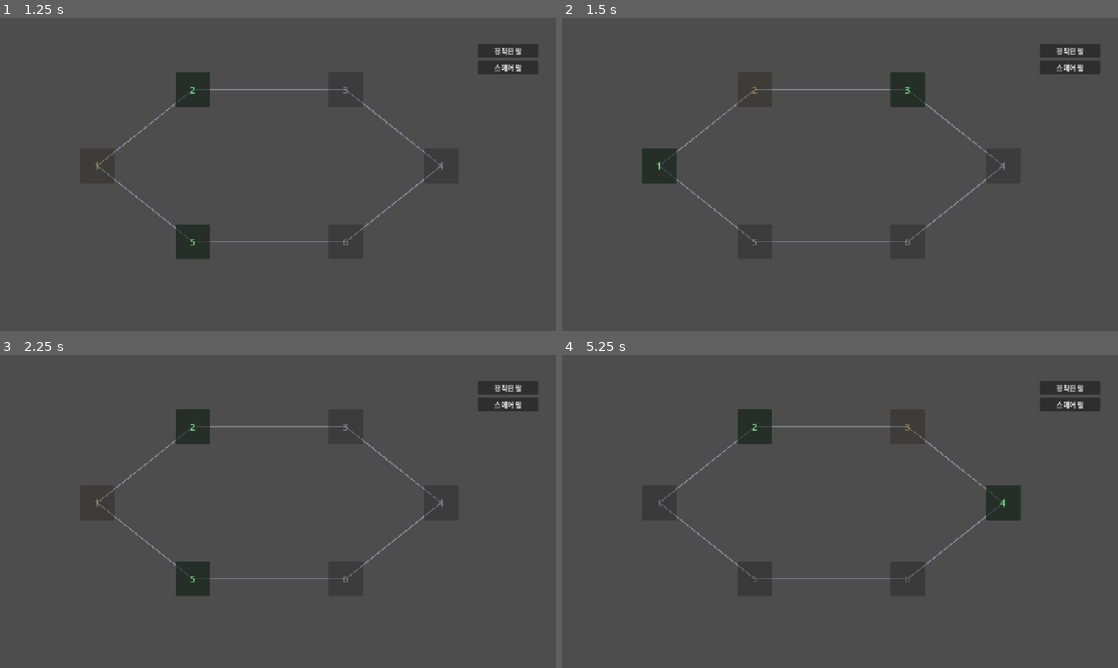
Above: before the commit, frames 1-4 (two rows, left to right).
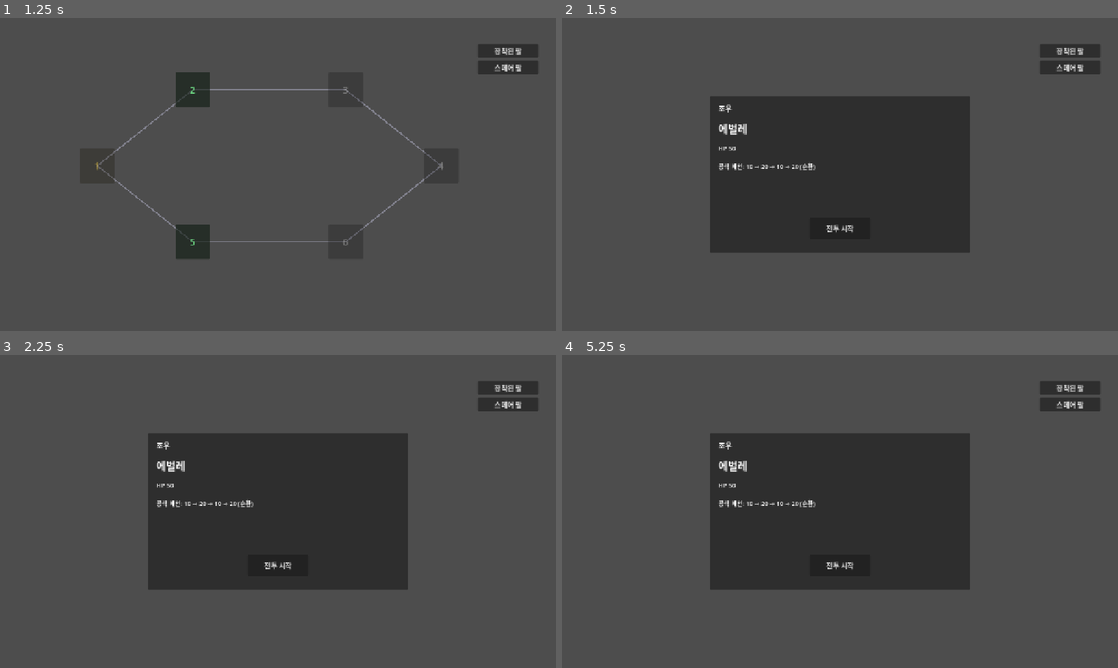
Above: after the commit, the same moments.

Repository: solitaryflyingbird/game_2026_02
Game: Godot game, scene res://main.tscn
Two runs of this game, one before a commit and one after it. Both use one fixed random seed, a clock stepped at 60 frames per second and the inputs below. The project has no main scene, so this scene is started directly.
Inputs (mouse positions are in pixels of both pictures, inside the frame that each line leads up to):
- Up to frame 1 (1.25 s): click "시작" at 0.5 s
- Up to frame 2 (1.5 s): click "2" at 1.25 s
- Up to frame 3 (2.25 s): click (100, 502) at 2 s, where only the run before the commit has a clickable "1"
- Up to frame 4 (5.25 s): click (756, 580) at 2.75 s, where only the run before the commit has a clickable "5"; click (906, 580) at 3.5 s, where only the run before the commit has a clickable "6"; click (1001, 502) at 4.25 s, where only the run before the commit has a clickable "4"; click (906, 426) at 5 s, where only the run before the commit has a clickable "3"

Frame 1 is identical in both runs. In frame 2, 23% of the frame differs, in the area x 14-80%, y 17-75%; in frame 3, 22%; in frame 4, 23%.

Commit message:
노드에 enemy_id + 전투 프리뷰 화면 + 승리 시 적 제거
- game_data: TEST_MAP_GRAPH 각 노드(1 제외) 에 enemy_id 부여
  - 2:larva / 3:big_worm / 4:guardian / 5:soldier / 6:assault_trooper
  - 1 은 시작점(빈 노드)
- run_manager:
  - move_to_node: 대상 노드에 enemy_id 있으면 phase → "battle_preview"
  - start_combat() 신설: 현재 노드의 enemy_id 로 BattleManager.begin_battle
  - return_to_map() 신설: reward 에서 맵으로 복귀
  - _on_battle_ended victory 시 현재 노드의 enemy_id → null (적 제거)
- run_ui:
  - 전투 프리뷰 화면 (_battle_preview_root) 추가: 적 이름 · HP · 공격 패턴 + [전투 시작] 버튼
  - phase "battle_preview" 시 맵 숨기고 프리뷰 표시
  - reward 의 "다음 층으로" → RunManager.return_to_map 로 재배선

Co-Authored-By: Claude Opus 4.7 (1M context) <noreply@anthropic.com>

Diff:
--- a/game_data.gd
+++ b/game_data.gd
@@ -248,11 +248,12 @@
 # 지금은 순수 그래프 구조만.
 
 # position 은 0.0~1.0 정규화 좌표 [x, y]. UI 가 맵 영역 크기에 맞춰 투영.
+# enemy_id 가 있는 노드는 조우 시 해당 몬스터와 전투. 없으면 빈 노드 (시작점 등).
 const TEST_MAP_GRAPH = {
     1: { "id": 1, "connections": [2, 5], "position": [0.05, 0.5] },
-    2: { "id": 2, "connections": [1, 3], "position": [0.3,  0.15] },
-    3: { "id": 3, "connections": [2, 4], "position": [0.7,  0.15] },
-    4: { "id": 4, "connections": [3, 6], "position": [0.95, 0.5] },
-    5: { "id": 5, "connections": [1, 6], "position": [0.3,  0.85] },
-    6: { "id": 6, "connections": [5, 4], "position": [0.7,  0.85] },
-}
+    2: { "id": 2, "connections": [1, 3], "position": [0.3,  0.15], "enemy_id": "larva" },
+    3: { "id": 3, "connections": [2, 4], "position": [0.7,  0.15], "enemy_id": "big_worm" },
+    4: { "id": 4, "connections": [3, 6], "position": [0.95, 0.5],  "enemy_id": "guardian" },
+    5: { "id": 5, "connections": [1, 6], "position": [0.3,  0.85], "enemy_id": "soldier" },
+    6: { "id": 6, "connections": [5, 4], "position": [0.7,  0.85], "enemy_id": "assault_trooper" },
+}
--- a/run_manager.gd
+++ b/run_manager.gd
@@ -151,14 +151,21 @@
 
 
 # --- 전투 결과 수신 ---------------------------------------------------------
-# 맵 재구축 전까지 전투 진입 경로 없음. 훅만 유지해 둠.
 # BattleManager 가 body_hp / arm.hp 동기화는 이미 완료.
+# 승리 시 현재 노드의 enemy_id 를 null 로 — 몬스터 제거. 해당 자리는 이후 빈 노드.
 
 func _on_battle_ended(result: String) -> void:
     if result == "defeat":
         run_data["phase"] = "lose"
-    else:
-        run_data["phase"] = "reward"
+        state_changed.emit()
+        return
+
+    # 승리 — 현재 노드의 적 제거
+    var current_id = run_data.get("current_node_id")
+    if current_id != null and run_data.get("map", {}).has(current_id):
+        run_data["map"][current_id]["enemy_id"] = null
+
+    run_data["phase"] = "reward"
     state_changed.emit()
 
 
@@ -193,6 +200,7 @@
 # --- 이동 ---
 
 # 현재 노드의 인접(connections) 중 하나로 이동. 유효성 검사 포함.
+# 이동 후 대상 노드에 enemy_id 가 있으면 phase 를 "battle_preview" 로 전환.
 # 반환: 이동 성공 여부.
 func move_to_node(target_id: int) -> bool:
     var current: Dictionary = get_current_node()
@@ -211,5 +219,29 @@
     if not target.is_empty():
         target["visited"] = true
 
+    # 적이 점거한 노드면 전투 프리뷰로 전환
+    if target.get("enemy_id") != null:
+        run_data["phase"] = "battle_preview"
+
     state_changed.emit()
     return true
+
+
+# --- 전투 진입 (battle_preview 에서 "전투 시작" 버튼이 호출) ---
+
+func start_combat() -> void:
+    var current: Dictionary = get_current_node()
+    var enemy_id = current.get("enemy_id")
+    if enemy_id == null:
+        push_warning("start_combat: 현재 노드에 enemy_id 없음")
+        return
+    BattleManager.begin_battle(enemy_id)
+    run_data["phase"] = "combat"
+    state_changed.emit()
+
+
+# --- 맵으로 복귀 (reward 에서 "맵으로" 버튼이 호출) ---
+
+func return_to_map() -> void:
+    run_data["phase"] = "map"
+    state_changed.emit()
--- a/run_ui.gd
+++ b/run_ui.gd
@@ -26,16 +26,24 @@
 var _map_root: Control
 var _node_buttons: Dictionary = {}   # id: int → Button
 
+# --- 전투 프리뷰 ---
+var _battle_preview_root: Control
+var _preview_enemy_name_label: Label
+var _preview_enemy_hp_label: Label
+var _preview_intents_label: Label
+
 
 func _ready():
     RunManager.state_changed.connect(_on_state_changed)
 
-    # 보상 / 결과 — 맵·진입 경로 없으므로 타이틀로 귀환
-    $reward_screen/next_floor_button.pressed.connect(GameManager.return_to_title)
+    # 보상 — 맵으로 복귀 (적 제거된 상태로)
+    $reward_screen/next_floor_button.pressed.connect(RunManager.return_to_map)
+    # 결과 (승리·패배 공용) — 타이틀로
     $result_screen/title_button.pressed.connect(GameManager.return_to_title)
 
     _build_arm_inspector()
     _build_map_display()
+    _build_battle_preview()
 
 
 # --- 화면 전환 ---
@@ -47,6 +55,8 @@
         _btn_show_spare.visible = false
         if _map_root != null:
             _map_root.visible = false
+        if _battle_preview_root != null:
+            _battle_preview_root.visible = false
         return
 
     var phase = RunManager.run_data["phase"]
@@ -62,6 +72,7 @@
     update_labels()
     _refresh_arm_inspector()
     _refresh_map_display()
+    _refresh_battle_preview()
 
     if phase == "combat":
         $battle_ui.begin_combat()
@@ -74,6 +85,8 @@
         screens[phase].visible = true
     if _map_root != null:
         _map_root.visible = phase == "map"
+    if _battle_preview_root != null:
+        _battle_preview_root.visible = phase == "battle_preview"
 
 
 func update_labels():
@@ -330,3 +343,76 @@
         else:
             btn.modulate = Color(0.85, 0.85, 0.85)   # 옅은 — 미방문/비인접
             btn.disabled = true
+
+
+# ============================================================
+# 전투 프리뷰 — enemy_id 있는 노드 진입 시 표시. "전투 시작" 버튼으로 진입.
+# ============================================================
+
+func _build_battle_preview():
+    _battle_preview_root = Control.new()
+    _battle_preview_root.position = Vector2(340, 180)
+    _battle_preview_root.size = Vector2(600, 360)
+    _battle_preview_root.visible = false
+    add_child(_battle_preview_root)
+
+    var panel = Panel.new()
+    panel.size = Vector2(600, 360)
+    _battle_preview_root.add_child(panel)
+
+    var title = Label.new()
+    title.text = "조우"
+    title.position = Vector2(20, 16)
+    title.add_theme_font_size_override("font_size", 16)
+    _battle_preview_root.add_child(title)
+
+    _preview_enemy_name_label = Label.new()
+    _preview_enemy_name_label.position = Vector2(20, 56)
+    _preview_enemy_name_label.size = Vector2(560, 36)
+    _preview_enemy_name_label.add_theme_font_size_override("font_size", 24)
+    _battle_preview_root.add_child(_preview_enemy_name_label)
+
+    _preview_enemy_hp_label = Label.new()
+    _preview_enemy_hp_label.position = Vector2(20, 110)
+    _preview_enemy_hp_label.size = Vector2(560, 28)
+    _preview_enemy_hp_label.add_theme_font_size_override("font_size", 14)
+    _battle_preview_root.add_child(_preview_enemy_hp_label)
+
+    _preview_intents_label = Label.new()
+    _preview_intents_label.position = Vector2(20, 150)
+    _preview_intents_label.size = Vector2(560, 28)
+    _preview_intents_label.add_theme_font_size_override("font_size", 14)
+    _battle_preview_root.add_child(_preview_intents_label)
+
+    var start_btn = Button.new()
+    start_btn.text = "전투 시작"
+    start_btn.position = Vector2(230, 280)
+    start_btn.custom_minimum_size = Vector2(140, 48)
+    start_btn.pressed.connect(_on_preview_start_pressed)
+    _battle_preview_root.add_child(start_btn)
+
+
+func _on_preview_start_pressed():
+    RunManager.start_combat()
+
+
+func _refresh_battle_preview():
+    if _battle_preview_root == null or not _battle_preview_root.visible:
+        return
+    var current: Dictionary = RunManager.get_current_node()
+    var enemy_id = current.get("enemy_id")
+    if enemy_id == null or not GameData.ENEMIES.has(enemy_id):
+        _preview_enemy_name_label.text = "(enemy 없음)"
+        _preview_enemy_hp_label.text = ""
+        _preview_intents_label.text = ""
+        return
+
+    var enemy: Dictionary = GameData.ENEMIES[enemy_id]
+    _preview_enemy_name_label.text = enemy.get("name", "?")
+    _preview_enemy_hp_label.text = "HP %d" % enemy.get("max_hp", 0)
+
+    var intents: Array = enemy.get("intents", [])
+    var parts: Array = []
+    for v in intents:
+        parts.append(str(v))
+    _preview_intents_label.text = "공격 패턴: %s (순환)" % " → ".join(parts)
